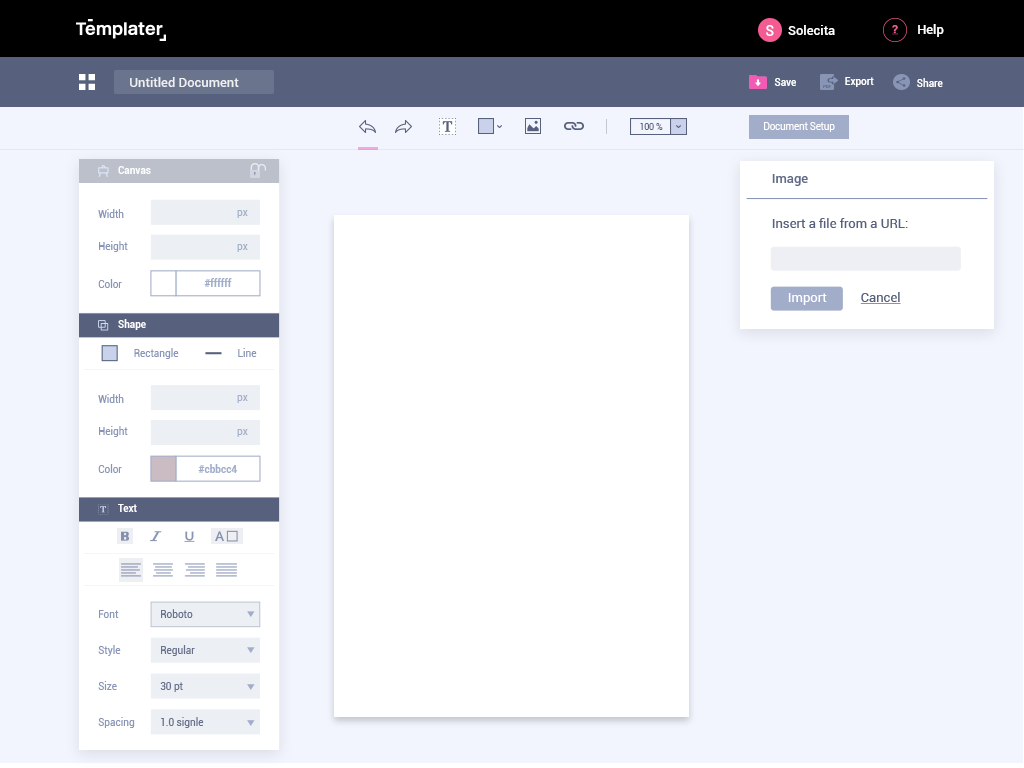
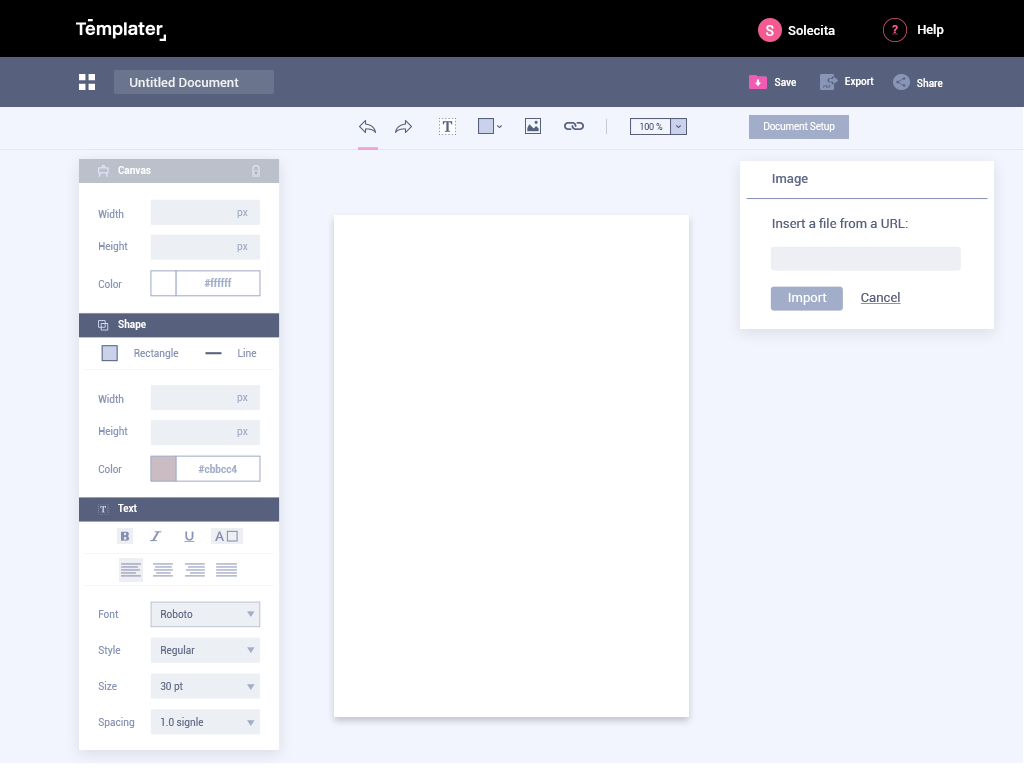
Before/after of a 1024px x 768px layered artwork. What changed in the layer stack:
hid "unlocked", painted on it over (250, 164, 266, 178)
painted on "locked" over (250, 163, 260, 178)
